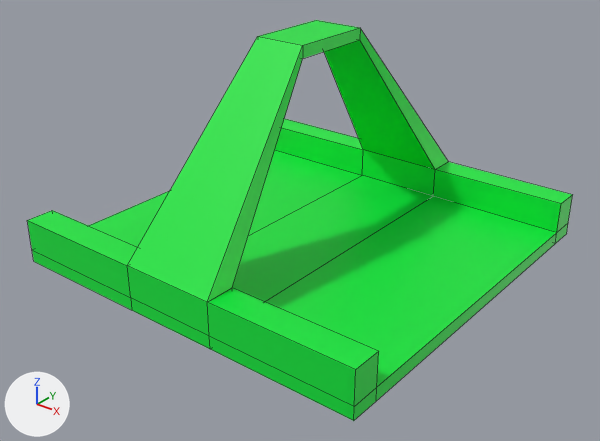
Renders of the FBX model Assets/roads/finish.fbx from each side of a commit.
One viewpoint serves both versions: a 50 mm camera at (36.0, -46.1, 30.1) aimed at (1.0, -2.3, 3.0). Lighting does not change. The marker at lower left points along +X, +Y and +Z. Mesh edges are drawn as thin lines. Where no turn or scale is listed for an object, it has been applied to the vertices.
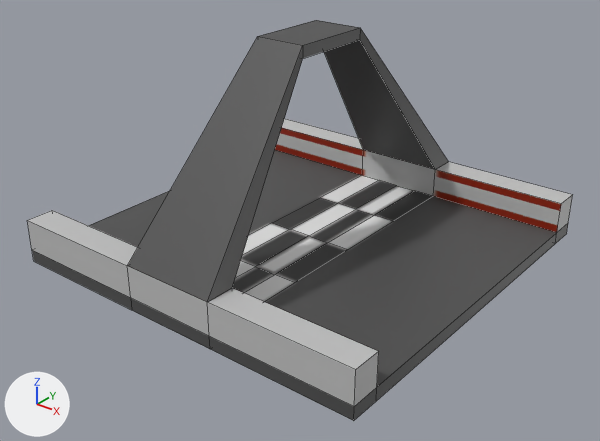
The change, as a diff of the scene's bpy script:
```diff
--- a/Assets/roads/finish.fbx.py
+++ b/Assets/roads/finish.fbx.py
@@ img_finish_tex_png @@
+img_finish_tex_png = load_image('Finish_Tex.png', '../Materials/Finish_Tex.png', 1024, 1024, 'sRGB')
@@ mat_material_002 @@
 mat_material_002 = principled_material('Material.002')
-mat_material_002.base_color = (0.0, 0.8, 0.0463)  # green #00e73d
+mat_material_002.texture = img_finish_tex_png
@@ me_cube_002 @@
 # used by ob_cube; location = (0.0, 0.0, 0.0)
-me_cube_002.from_pydata(...)  # 56 vertices, 56 faces; spans x -15.0..15.0, y -15.0..15.0, z -0.5..16.6
+me_cube_002.from_pydata(...)  # 77 vertices, 71 faces; spans x -15.0..15.0, y -15.0..15.0, z -0.5..16.6
+# me_cube_002 part 1
+# 5 faces are deleted
+# 11 vertices are added at x -3.7..3.8, y -12.8..12.8, z 0.5
+# 5 new vertices lie (1.9, 0.0, 0.0) away from vertices in x -1.9, y -12.8..12.8, z 0.5
+# 5 new vertices lie (1.9, 0.0, 0.0) away from vertices in x 0.0, y -12.8..12.8, z 0.5
+# 20 new faces join them
+# me_cube_002 part 2: 51 kept faces spanning x -15.0..15.0, y -15.0..15.0, z -0.5..16.6 get new texture (UV) coordinates
 me_cube_002.materials.append(mat_material_002)
```

Where the change shows, as pixel boxes [x1, y1, x2, y2] in the pictures (600 x 441 px):
'Cube', surface changed, reshaped (green to grey): [27, 20, 573, 421] in both
part 1 of me_cube_002, built on: [89, 150, 557, 387] in both
part 2 of me_cube_002, surface changed (green to grey): [27, 20, 573, 421] in both
